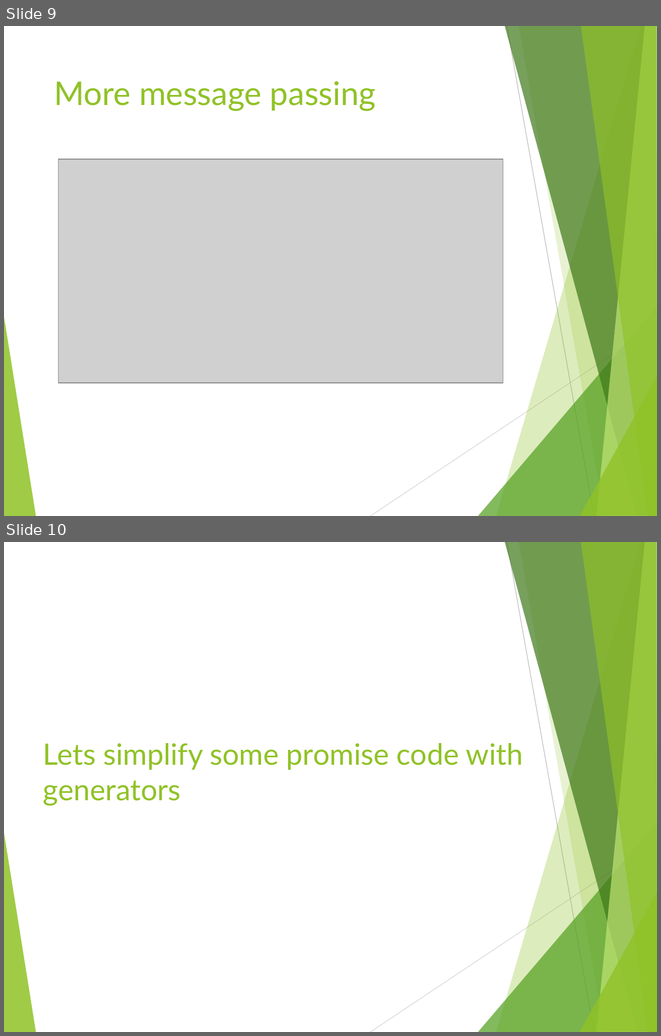
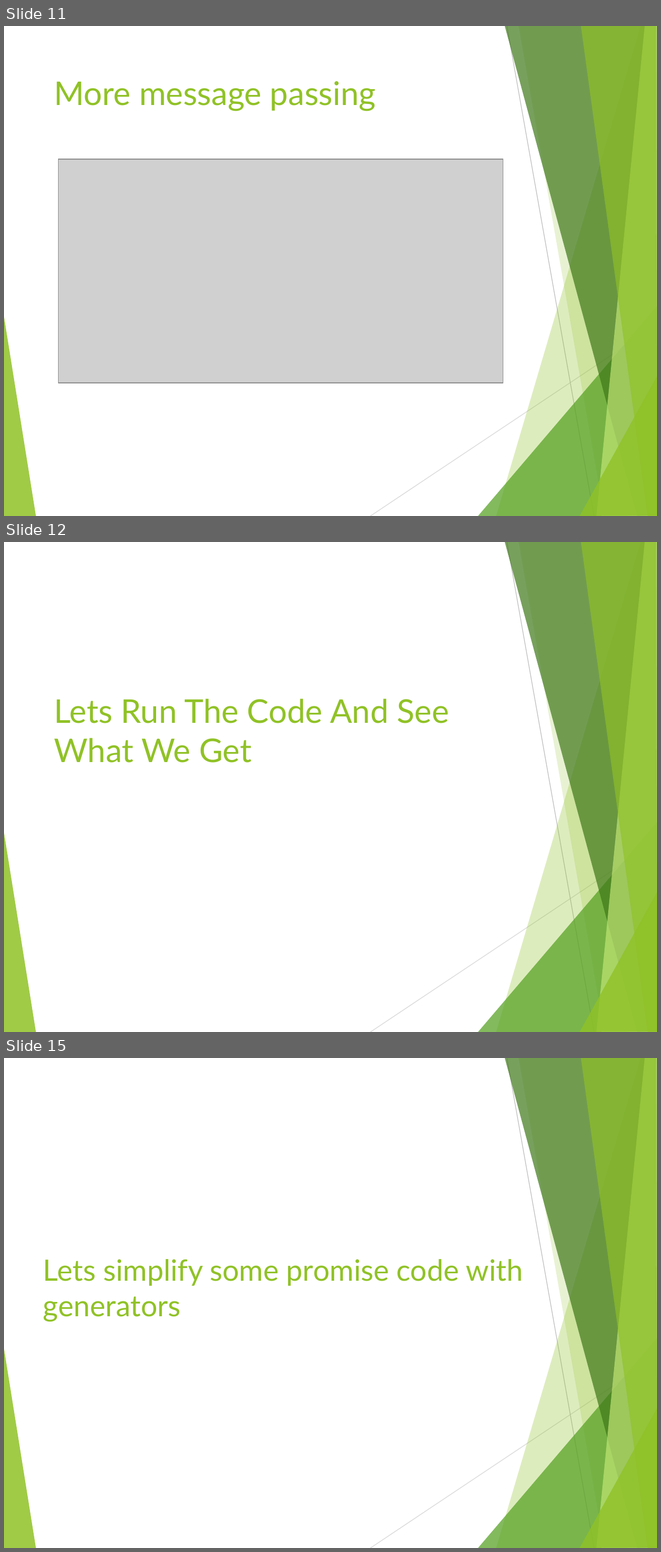
Before and after one commit to tamarstern/MyNodeJSCourse, a slide deck: day1/generators/nodejs_generators.pptx. Shown one above the other, each under a label of ours: slides 9 and 10 before the commit, slides 11, 12 and 15 after it; the slides between them are not shown. The pictures are 661x1036 and 661x1552 pixels, drawn with LibreOffice and Linux fonts; fonts in the diff are those of the drawing; grey boxes stand for pictures. Boxes give left, top, right and bottom in pixels: in the first picture for what was removed or moved away, otherwise in the second. Text is boxed around its words. In the diff, an @@ line names an element or a change of style, - is before the commit and + after.

```diff
--- a/day1/generators/nodejs_generators.pptx
+++ b/day1/generators/nodejs_generators.pptx
@@ slide 12 added at [4,542,657,1032], background #FFFFFF; not listed: 10 template elements that a slide beside it also shows @@
@@ title added at [54,698,449,762], 36 pt, text #90C226 @@
+Lets Run The Code And See What We Get
@@ what was slide 9 is now slide 11 @@
@@ what was slide 10 is now slide 15 @@
```
Also in this commit, not shown: 2 slides changed, 4 other slides added, 10 other files.
